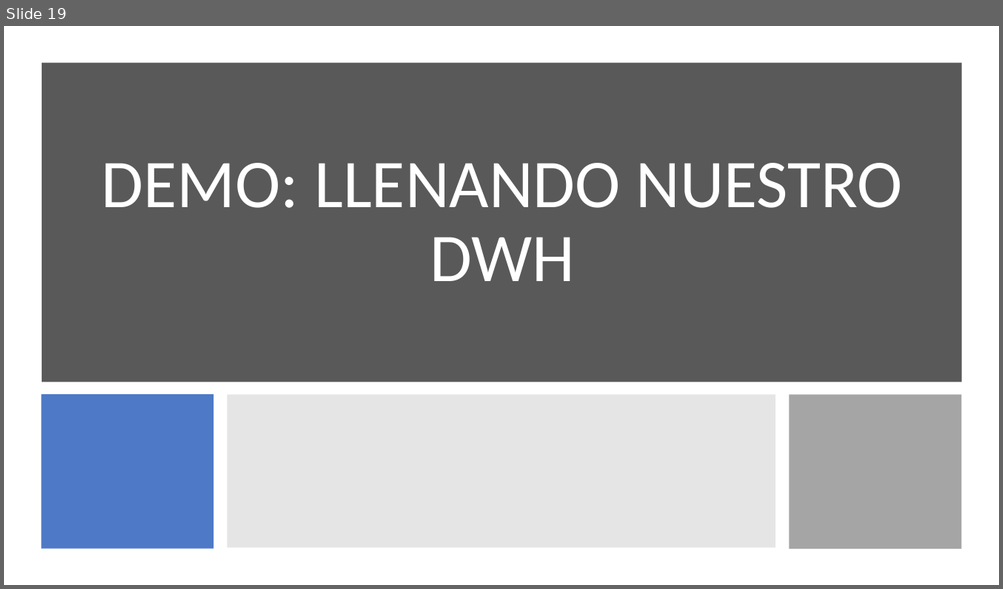
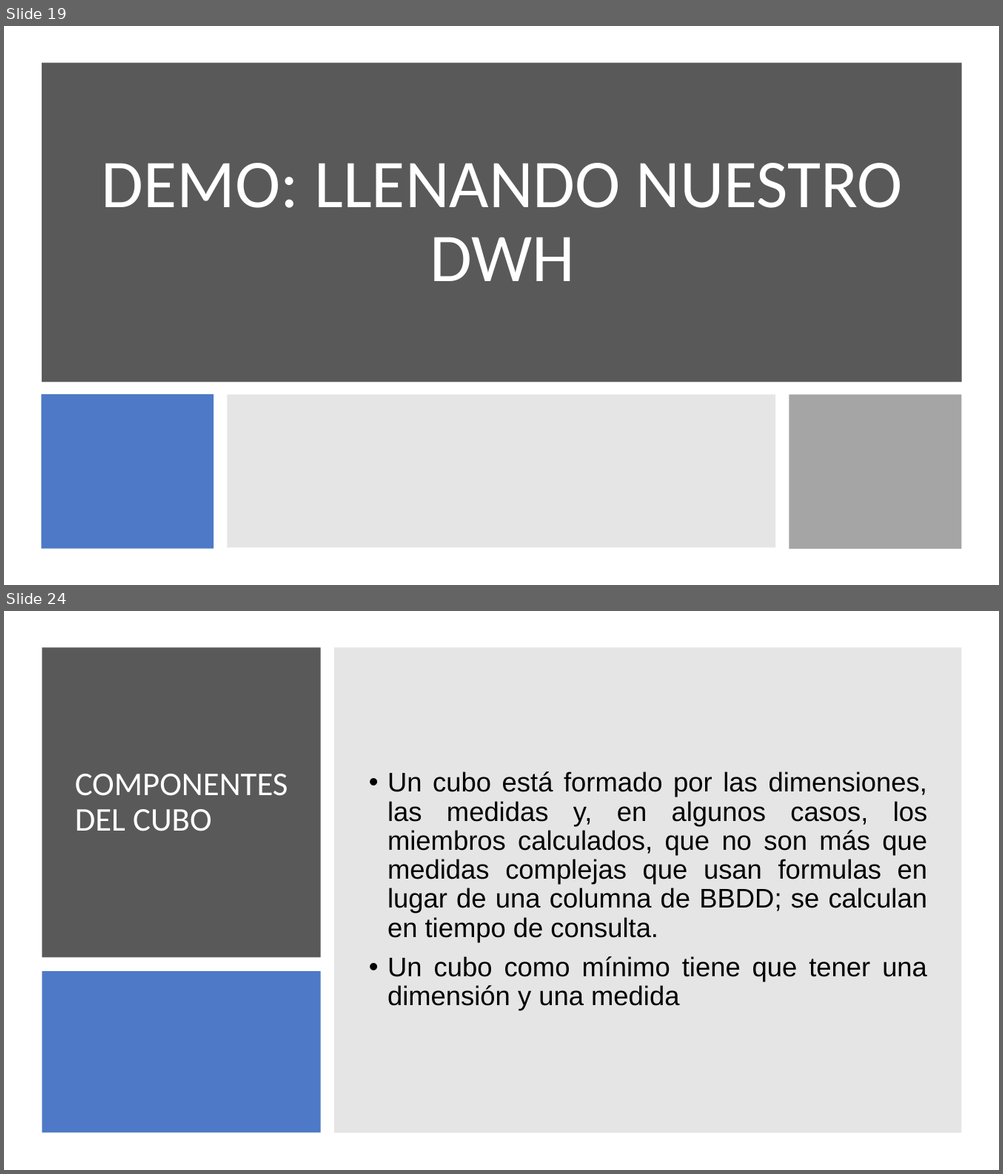
Before and after one commit to jorloicono/AF-BIGDATA-BI, a slide deck: PRESENTACIONES/5. Pentaho.pptx. Shown one above the other, each under a label of ours: slide 19 before the commit, slides 19 and 24 after it; the slides between them are not shown. The pictures are 1003x589 and 1003x1174 pixels, drawn with LibreOffice and Linux fonts; fonts in the diff are those of the drawing. Boxes give left, top, right and bottom in pixels: in the first picture for what was removed or moved away, otherwise in the second. Text is boxed around its words. In the diff, an @@ line names an element or a change of style, - is before the commit and + after.

```diff
--- a/PRESENTACIONES/5. Pentaho.pptx
+++ b/PRESENTACIONES/5. Pentaho.pptx
@@ slide 24 added at box(4, 611, 999, 1170), background #FFFFFF @@
@@ rectangle added at box(42, 647, 320, 958), fill #595959 @@
@@ rectangle added at box(334, 647, 962, 1133), fill #808080 at 20% opacity @@
@@ title added at box(75, 774, 288, 832), 32 pt, text #FFFFFF @@
+COMPONENTES DEL CUBO
@@ text added at box(387, 772, 928, 1011), 26 pt, text #000000 @@
+• Un cubo está formado por las dimensiones, las medidas y, en algunos casos, los miembros calculados, que no son más que medidas complejas que usan formulas en lugar de una columna de BBDD; se calculan en tiempo de consulta.
+• Un cubo como mínimo tiene que tener una dimensión y una medida
@@ rectangle added at box(42, 971, 320, 1133), fill #4472C4 at 95% opacity @@
```
Also in this commit, not shown: 1 slide changed, 8 other slides added, 2 slides removed, 19 other files.
